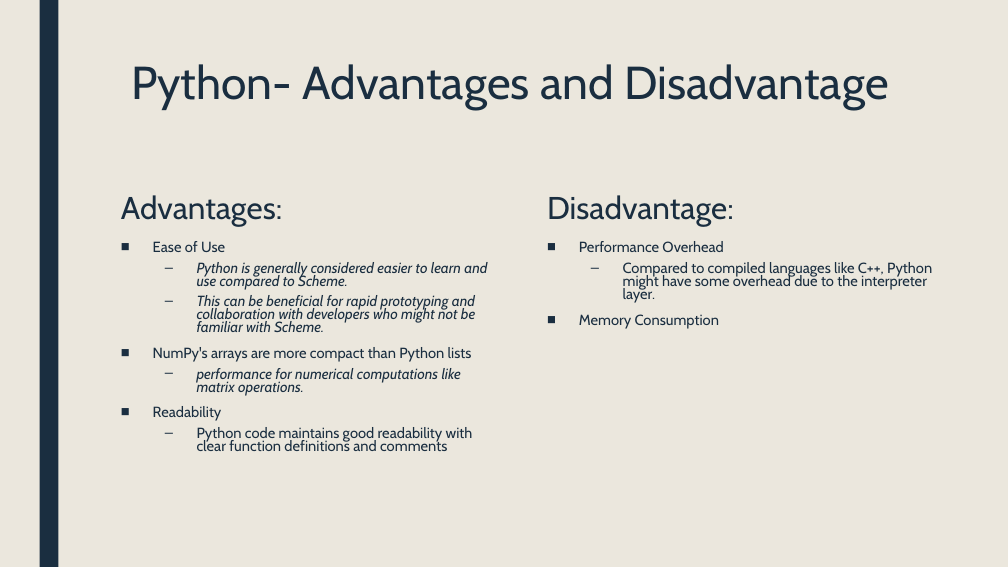
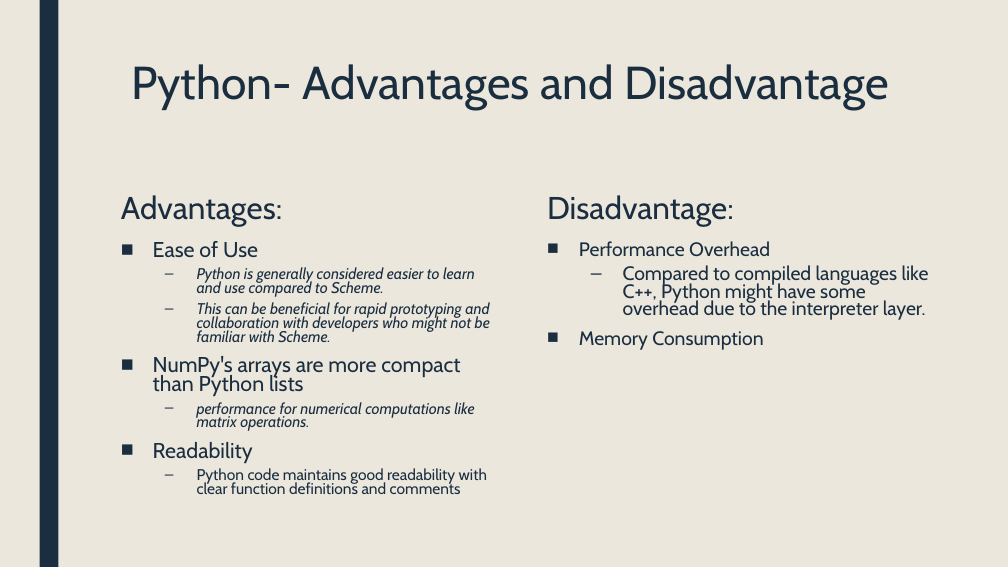
Before and after one commit to VitalMarciano/Matrix-methods, a slide deck: slide 5 of Matrix_Properties_Algorithms[1].pptx. Drawn at 1008x567 pixels with LibreOffice and Linux fonts; fonts in the diff are those of the drawing. Boxes give left, top, right and bottom in pixels: in the first picture for what was removed or moved away, otherwise in the second. Text is boxed around its words. In the diff, an @@ line names an element or a change of style, - is before the commit and + after.

```diff
--- a/Matrix_Properties_Algorithms[1].pptx
+++ b/Matrix_Properties_Algorithms[1].pptx
@@ text "Ease of Use" at <box>153,241,490,494</box>: size 14 to 20.4 pt in "Ease of Use", "NumPy's arrays are more compact than Python ...", "Readability"; size 14 to 14.8 pt in "Python is generally considered easier to learn ...", "This can be beneficial for rapid prototyping ...", "performance for numerical computations like matrix operation ...", "Python code maintains good readability with clear ..." @@
@@ text "Performance Overhead" at <box>579,241,929,350</box>: size 14 to 18.5 pt @@
```
Also in this commit, not shown: 6 other slides changed, 1 slide added, 1 other file.
